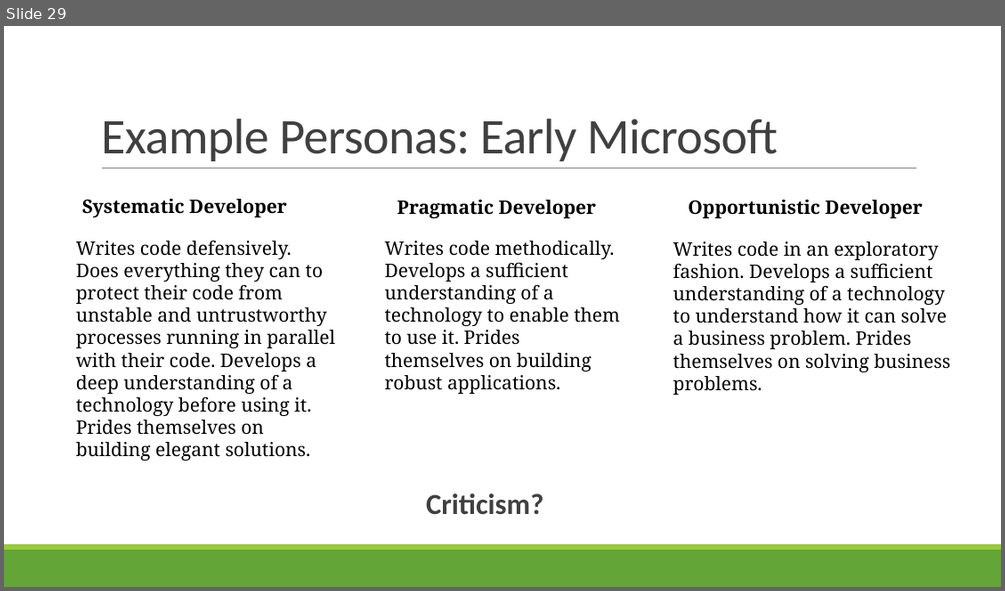
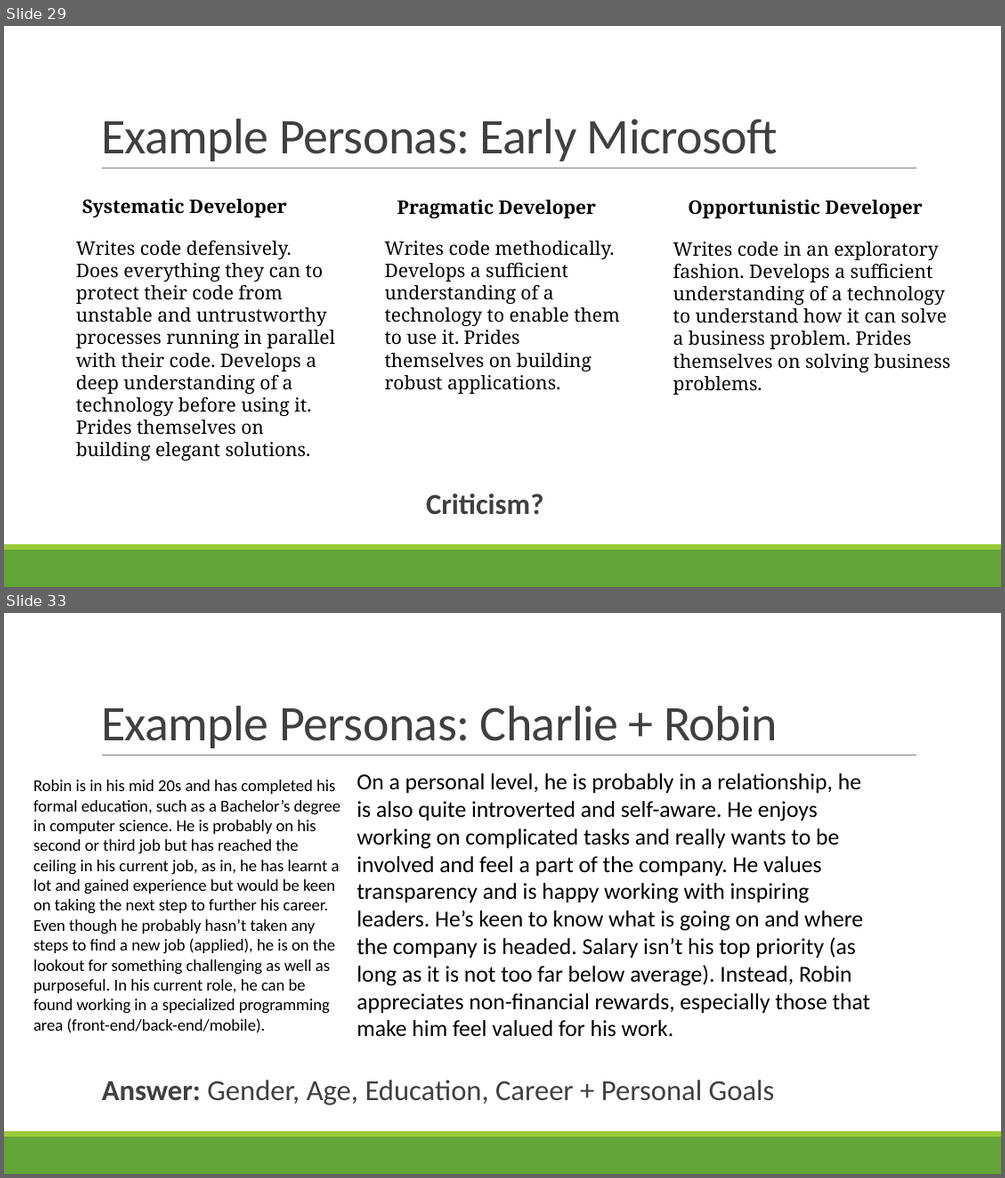
Before and after one commit to rbohrer/pl-course, a slide deck: LectureSlides/08Design1.pptx. Shown one above the other, each under a label of ours: slide 29 before the commit, slides 29 and 33 after it; the slides between them are not shown. The pictures are 1005x591 and 1005x1178 pixels, drawn with LibreOffice and Linux fonts; fonts in the diff are those of the drawing. Boxes give left, top, right and bottom in pixels: in the first picture for what was removed or moved away, otherwise in the second. Text is boxed around its words. In the diff, an @@ line names an element or a change of style, - is before the commit and + after.

```diff
--- a/LectureSlides/08Design1.pptx
+++ b/LectureSlides/08Design1.pptx
@@ slide 33 added at (4, 613, 1001, 1174), background #FFFFFF; not listed: 3 template elements that a slide beside it also shows @@
@@ title added at (101, 706, 777, 748), 48 pt, text #404040 @@
+Example Personas: Charlie + Robin
@@ text added at (33, 779, 341, 1033), 16 pt, text #000000 @@
+Robin is in his mid 20s and has completed his formal education, such as a Bachelor’s degree in computer science. He is probably on his second or third job but has reached the ceiling in his current job, as in, he has learnt a lot and gained experience but would be keen on taking the next step to further his career. Even though he probably hasn’t taken any steps to find a new job (applied), he is on the lookout for something challenging as well as purposeful. In his current role, he can be found working in a specialized programming area (front-end/back-end/mobile).
@@ text added at (356, 773, 871, 1037), 22 pt, text #000000 @@
+On a personal level, he is probably in a relationship, he is also quite introverted and self-aware. He enjoys working on complicated tasks and really wants to be involved and feel a part of the company. He values transparency and is happy working with inspiring leaders. He’s keen to know what is going on and where the company is headed. Salary isn’t his top priority (as long as it is not too far below average). Instead, Robin appreciates non-financial rewards, especially those that make him feel valued for his work.
@@ text added at (102, 1079, 775, 1105), 28 pt, text #404040 @@
+  Answer: Gender, Age, Education, Career + Personal Goals
```
Also in this commit, not shown: 2 slides changed, 17 other slides added.
